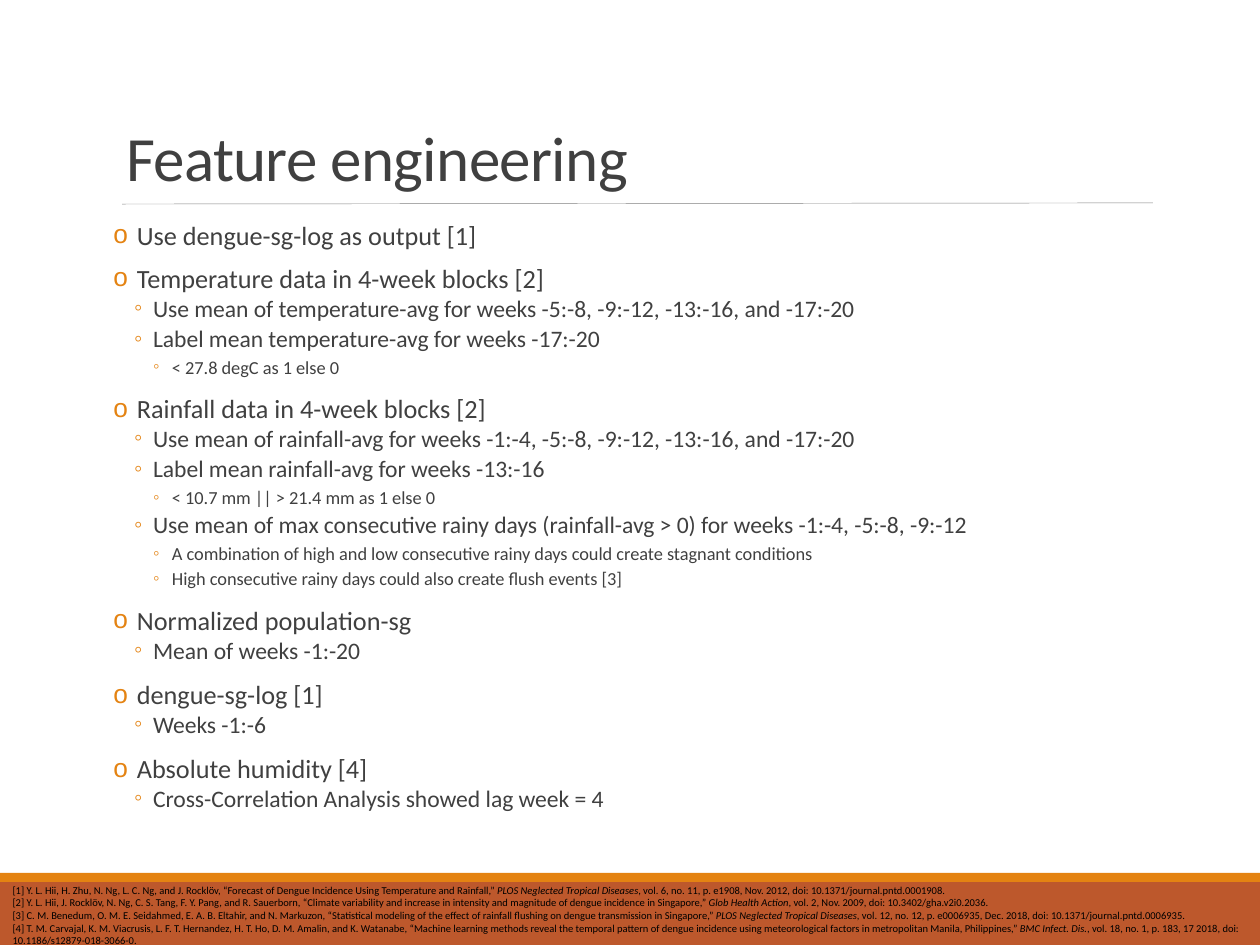
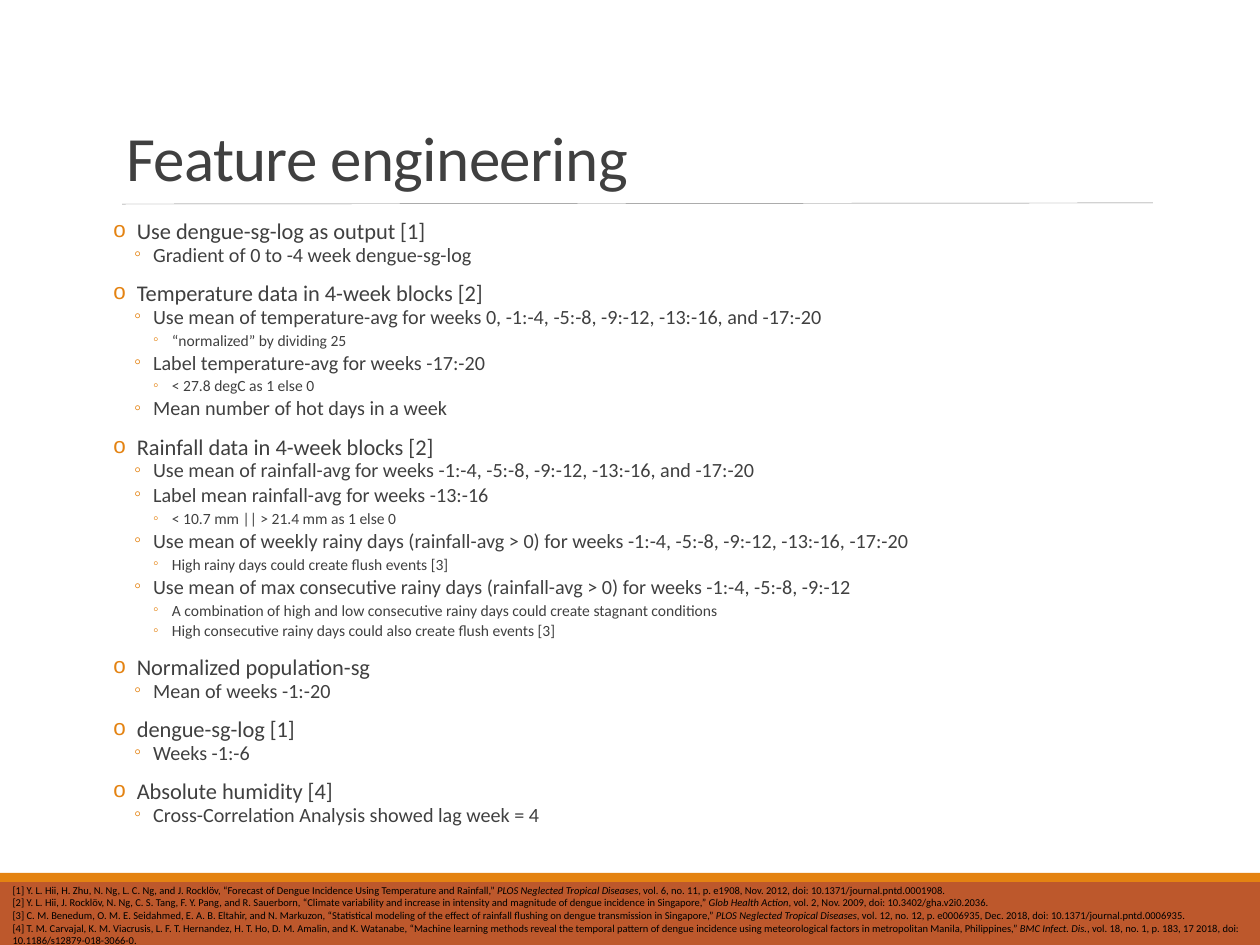
Before and after one commit to mammothb/personal, a slide deck: slide 3 of datathon/workflow.pptx (slide 4 before the commit). Drawn at 1260x945 pixels with LibreOffice and Linux fonts; fonts in the diff are those of the drawing. Boxes give left, top, right and bottom in pixels: in the first picture for what was removed or moved away, otherwise in the second. Text is boxed around its words. In the diff, an @@ line names an element or a change of style, - is before the commit and + after.

```diff
--- a/datathon/workflow.pptx
+++ b/datathon/workflow.pptx
@@ text at <box>137,222,850,826</box>: size 15 to 12.8 pt in "Use dengue-sg-log as output [1]", "Temperature data in 4-week blocks [2]", "Rainfall data in 4-week blocks [2]", "Normalized population-sg" and 2 more places; size 10.5 to 8.9 pt in "< 27.8 degC as 1 else 0", "< 10.7 mm || > 21.4 mm ...", "A combination of high and low consecutive ...", "High consecutive rainy days could also create ..."; size 13.5 to 11.5 pt in "Use mean of rainfall-avg for weeks -1:-4, ...", "Label mean rainfall-avg for weeks -13:-16", "Use mean of max consecutive rainy days ...", "Mean of weeks -1:-20" and 2 more places; line spacing 0.8 to 0.7 @@
@@ text at <box>153,248,472,266</box>: paragraph added @@
+  ◦ Gradient of 0 to -4 week dengue-sg-log
@@ text at <box>153,310,822,374</box>: text changed; size 13.5 to 11.5 pt @@
-  ◦ Use mean of temperature-avg for weeks -5:-8, -9:-12, -13:-16, and -17:-20
-  ◦ Label mean temperature-avg for weeks -17:-20
+  ◦ Use mean of temperature-avg for weeks 0, -1:-4, -5:-8, -9:-12, -13:-16, and -17:-20
+    ◦ “normalized” by dividing 25
+  ◦ Label temperature-avg for weeks -17:-20
@@ text at <box>153,401,447,418</box>: paragraph added @@
+  ◦ Mean number of hot days in a week
@@ text at <box>153,533,909,573</box>: paragraphs added @@
+  ◦ Use mean of weekly rainy days (rainfall-avg > 0) for weeks -1:-4, -5:-8, -9:-12, -13:-16, -17:-20
+    ◦ High rainy days could create flush events [3]
```
Also in this commit, not shown: 1 other slide changed, 1 slide added, 1 slide removed, 6 other files.
